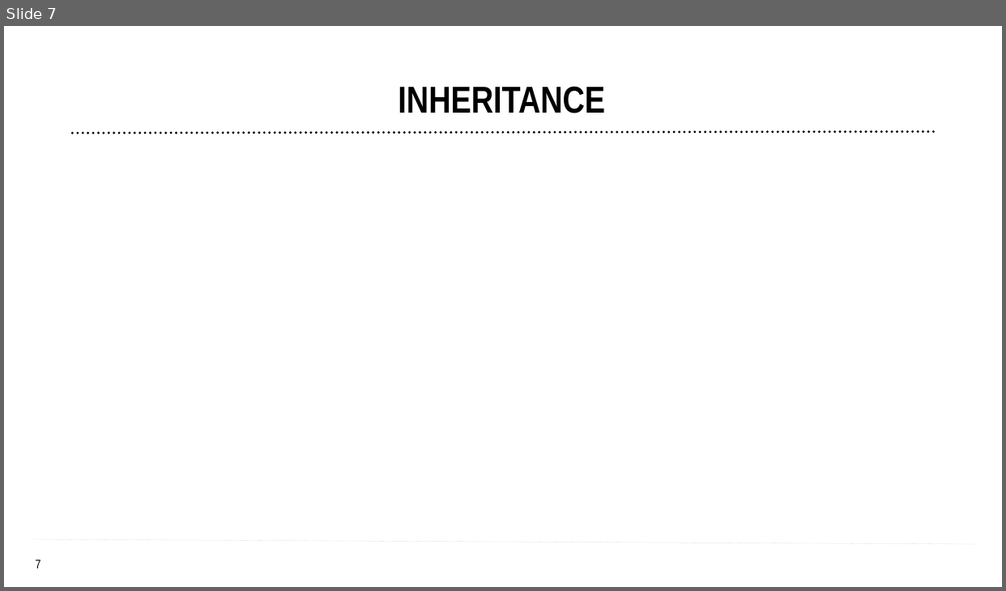
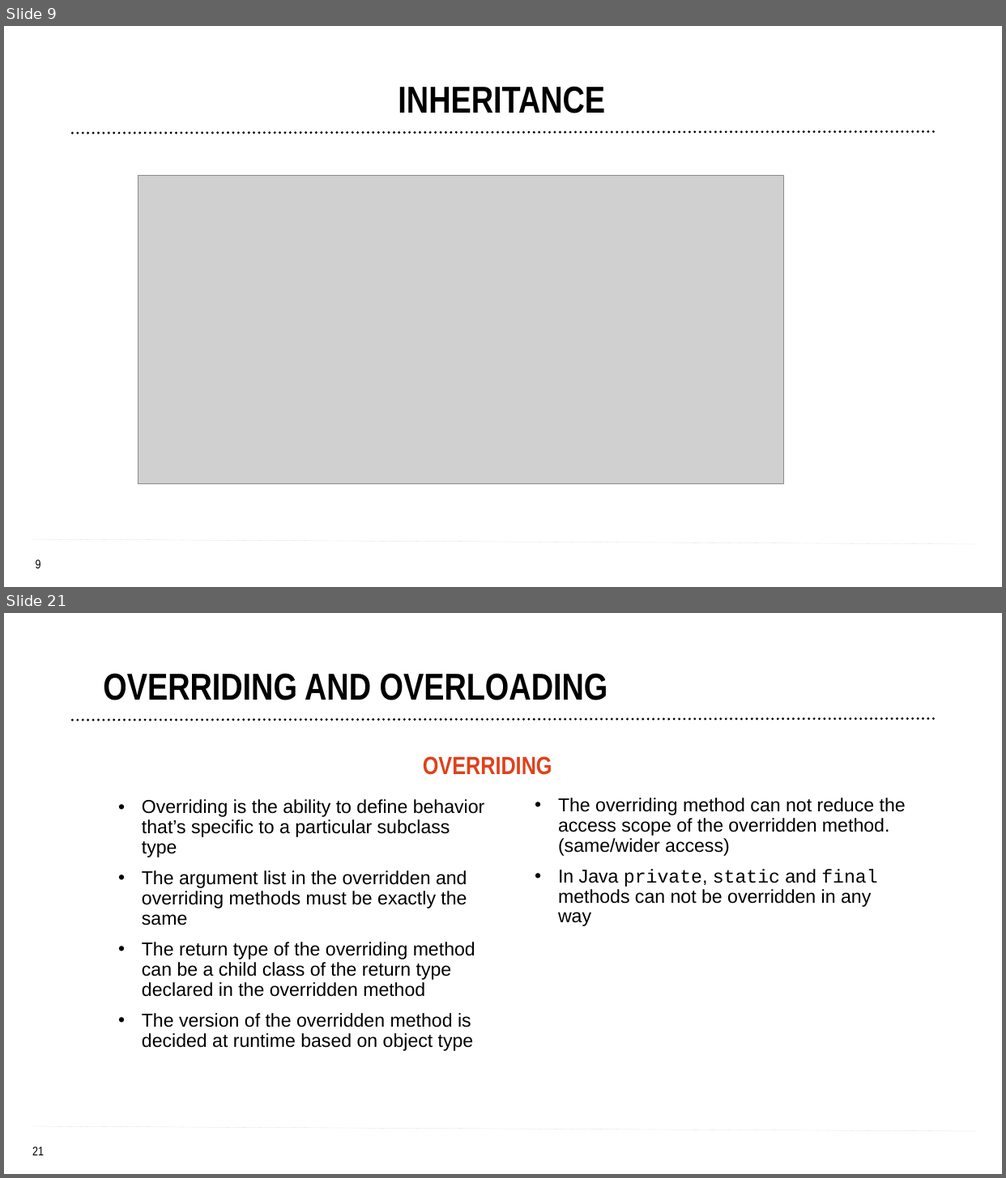
Before and after one commit to tamaradobrin/OOP2, a slide deck: OOP PART 2.pptx. Shown one above the other, each under a label of ours: slide 7 before the commit, slides 9 and 21 after it; the slides between them are not shown. The pictures are 1006x591 and 1006x1178 pixels, drawn with LibreOffice and Linux fonts; fonts in the diff are those of the drawing; grey boxes stand for pictures; background and template pictures are left out. Boxes give left, top, right and bottom in pixels: in the first picture for what was removed or moved away, otherwise in the second. Text is boxed around its words. In the diff, an @@ line names an element or a change of style, - is before the commit and + after.

```diff
--- a/OOP PART 2.pptx
+++ b/OOP PART 2.pptx
@@ slide 21 added at box(4, 613, 1002, 1174), background #FFFFFF; not listed: 3 template elements that a slide beside it also shows @@
@@ title added at box(103, 673, 608, 700), 36 pt, text #000000, bold @@
+OVERRIDING AND OVERLOADING
@@ text added at box(423, 756, 552, 775), 24 pt, text #DF411C, bold @@
+OVERRIDING
@@ text added at box(142, 799, 485, 1051), 18 pt, text #000000 @@
+• Overriding is the ability to define behavior that’s specific to a particular subclass type
+• The argument list in the overridden and overriding methods must be exactly the same
+• The return type of the overriding method can be a child class of the return type declared in the overridden method
+• The version of the overridden method is decided at runtime based on object type
@@ text added at box(558, 798, 906, 926), 18 pt, text #000000 @@
+• The overriding method can not reduce the access scope of the overridden method. (same/wider access)
+• In Java private, static and final methods can not be overridden in any way
@@ page number added at box(485, 881, 522, 906), 20 pt, text #FFFFFF @@
+21
@@ what was slide 7 is now slide 9 @@
@@ slide 9 changed as well @@
@@ picture added at box(138, 175, 784, 484) @@
@@ page number removed at box(485, 294, 522, 319) @@
-7
@@ page number at box(36, 560, 41, 569): text changed @@
-7
+9
```
Also in this commit, not shown: 1 other slide changed, 22 other slides added, 17 other files.
